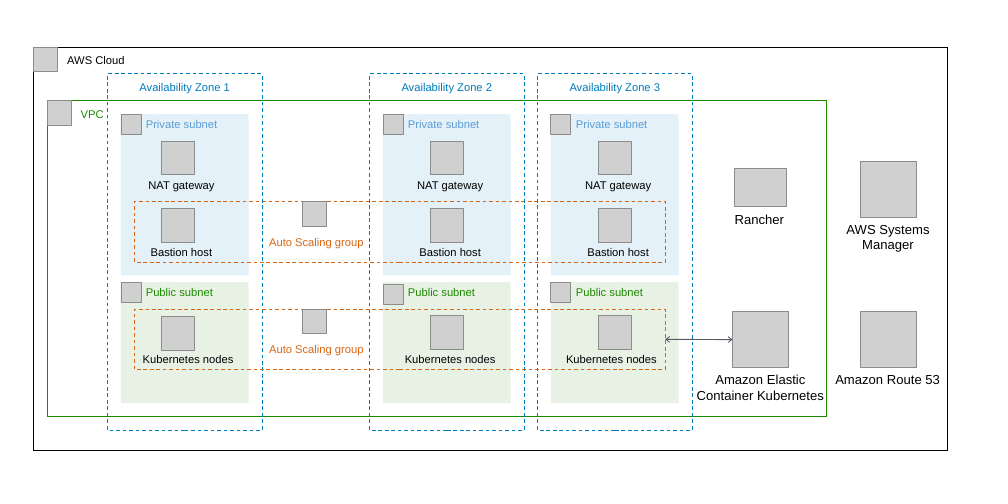
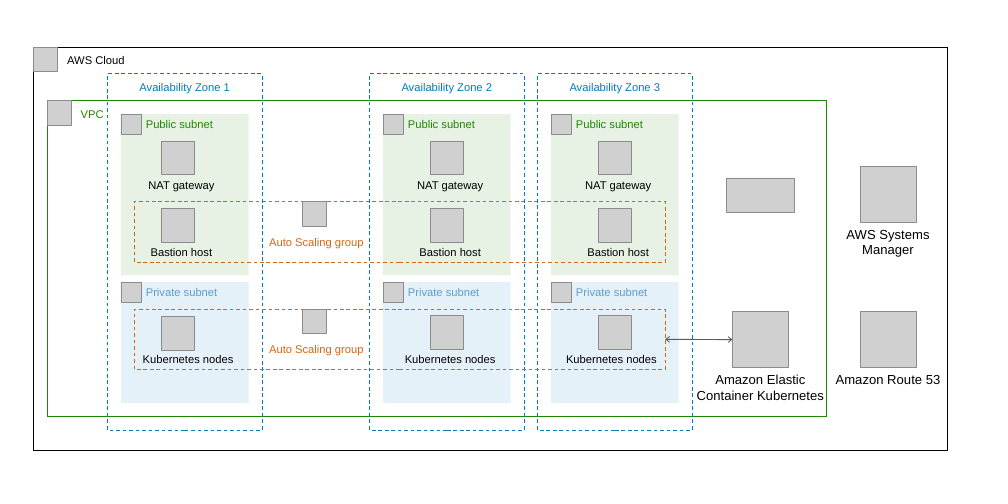
Before and after one commit to seecsea/quickstart-eks-rancher, a slide deck: slide 1 of images/rancher-architecture-diagram.pptx. Drawn at 1008x504 pixels with LibreOffice and Linux fonts; fonts in the diff are those of the drawing; grey boxes stand for pictures. Boxes give left, top, right and bottom in pixels: in the first picture for what was removed or moved away, otherwise in the second. Text is boxed around its words. In the diff, an @@ line names an element or a change of style, - is before the commit and + after.

```diff
--- a/images/rancher-architecture-diagram.pptx
+++ b/images/rancher-architecture-diagram.pptx
@@ rectangle "Public subnet": place and size @@
-rectangle "Public subnet" at [121,282,249,403]
+rectangle "Public subnet" at [121,114,249,276]
@@ rectangle "Public subnet": place and size @@
-rectangle "Public subnet" at [383,282,511,403]
+rectangle "Public subnet" at [383,114,511,276]
@@ picture: place and size @@
-picture at [550,282,571,302]
+picture at [551,114,571,134]
@@ rectangle "Public subnet": place and size @@
-rectangle "Public subnet" at [551,282,679,403]
+rectangle "Public subnet" at [551,114,679,276]
@@ picture: place and size @@
-picture at [734,168,787,206]
+picture at [727,178,794,212]
@@ picture: place and size @@
-picture at [860,161,916,217]
+picture at [860,167,916,222]
@@ text removed at [735,214,784,224] @@
-Rancher
@@ text "AWS Systems Manager": place and size @@
-text "AWS Systems Manager" at [846,225,929,252]
+text "AWS Systems Manager" at [846,230,929,257]
@@ rectangle "Private subnet": place and size @@
-rectangle "Private subnet" at [121,114,249,276]
+rectangle "Private subnet" at [121,282,249,403]
@@ rectangle "Private subnet": place and size @@
-rectangle "Private subnet" at [383,114,511,276]
+rectangle "Private subnet" at [383,282,511,403]
@@ picture: place and size @@
-picture at [550,114,571,134]
+picture at [551,282,571,302]
@@ rectangle "Private subnet": place and size @@
-rectangle "Private subnet" at [551,114,679,276]
+rectangle "Private subnet" at [551,282,679,403]
```
Also in this commit, not shown: 23 other files.
